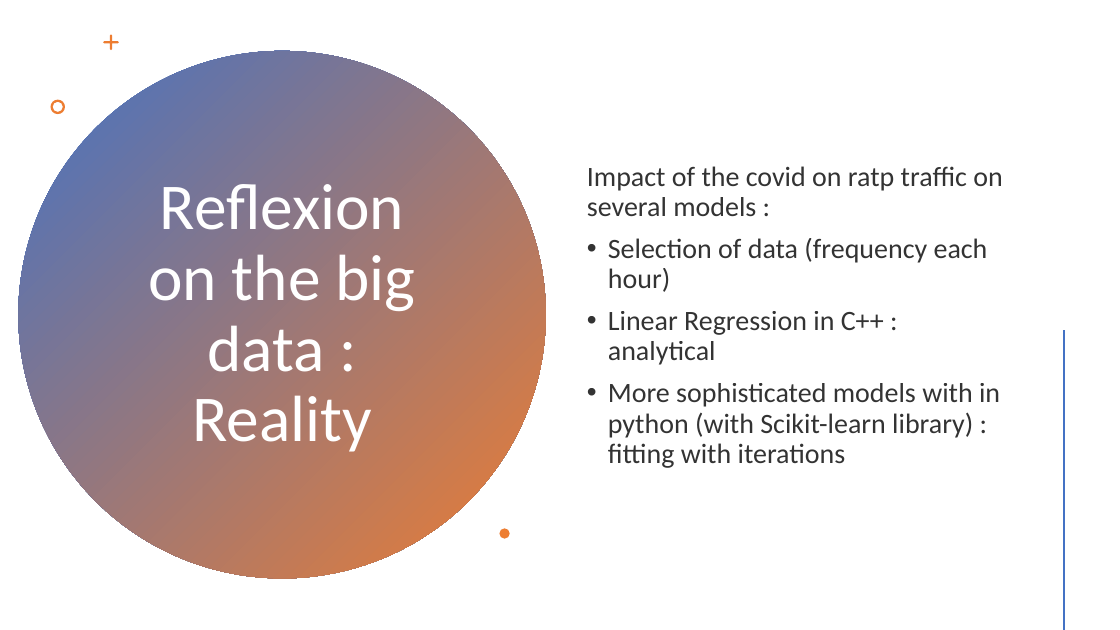
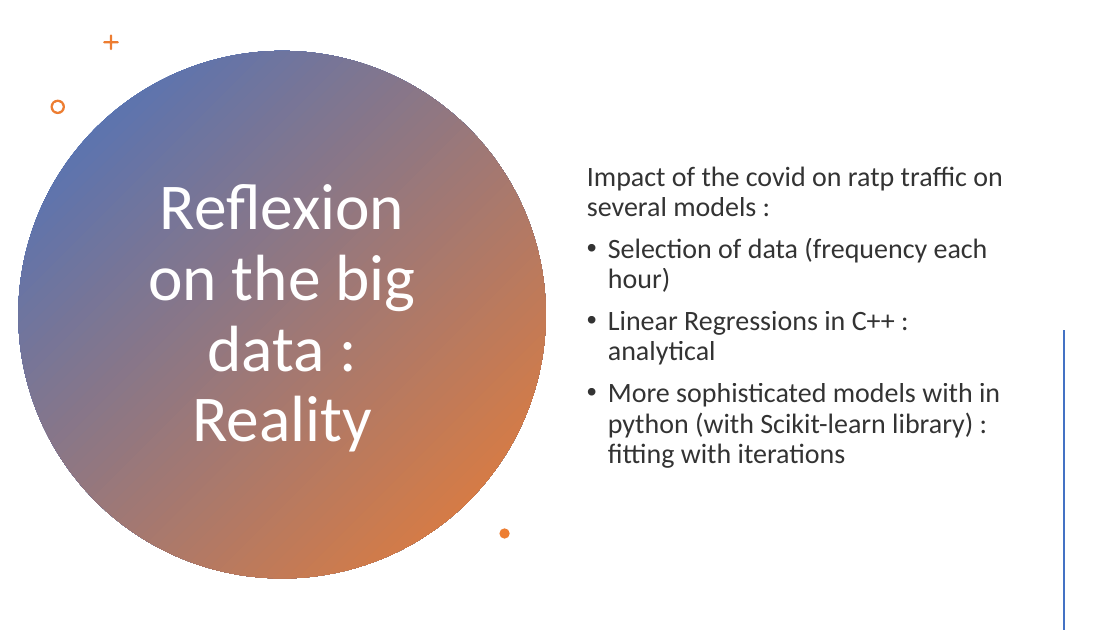
Before and after one commit to StanislasDOZIAS/INF442, a slide deck: slide 3 of Presentation INF442.pptx. Drawn at 1120x630 pixels with LibreOffice and Linux fonts; fonts in the diff are those of the drawing. Boxes give left, top, right and bottom in pixels: in the first picture for what was removed or moved away, otherwise in the second. Text is boxed around its words. In the diff, an @@ line names an element or a change of style, - is before the commit and + after.

```diff
--- a/Presentation INF442.pptx
+++ b/Presentation INF442.pptx
@@ text at bbox=[608, 311, 895, 365]: text changed @@
-• Linear Regression in C++ : analytical
+• Linear Regressions in C++ : analytical
```
Also in this commit, not shown: 3 other slides changed.
